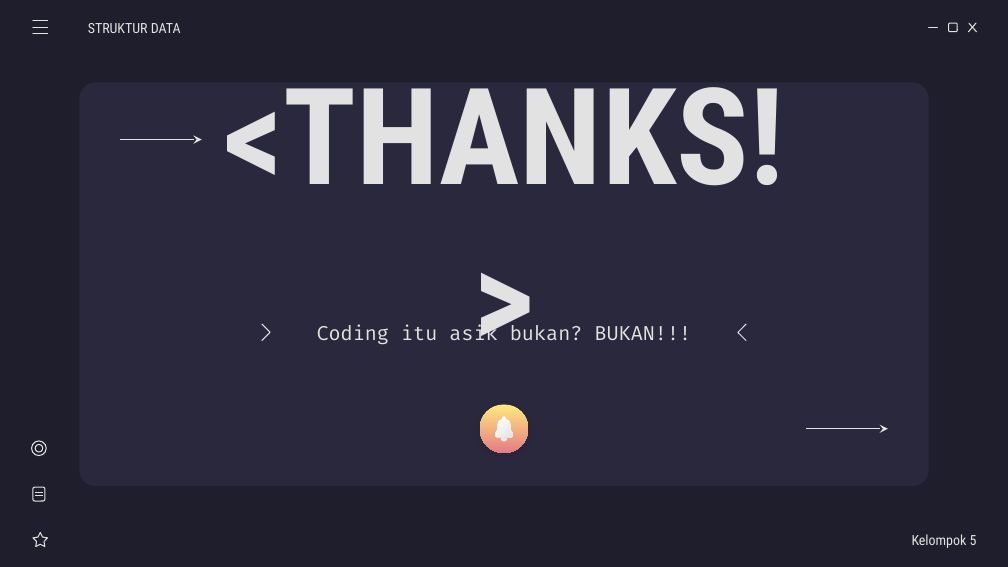
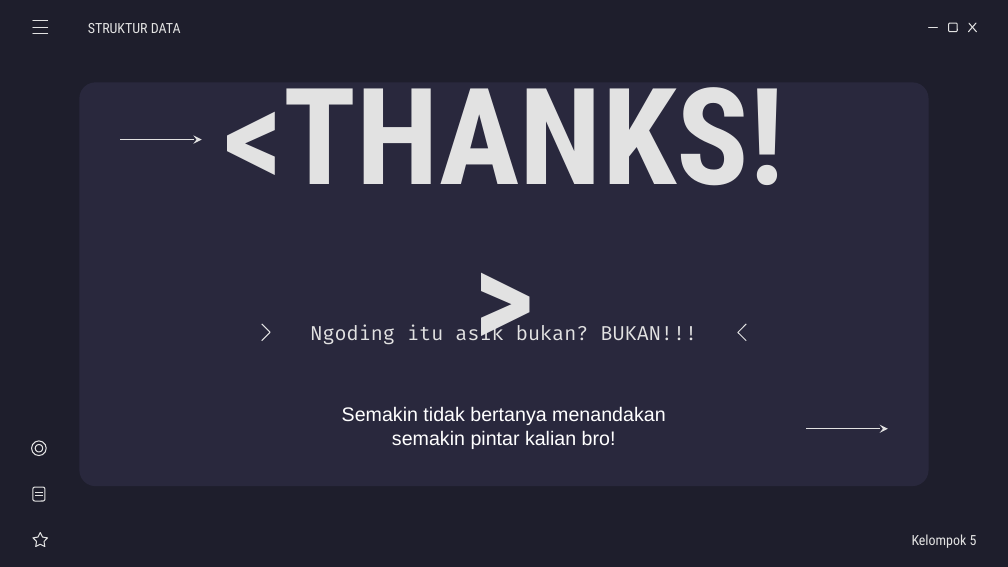
Before and after one commit to weztcy/Semester-3, a slide deck: slide 29 of Struktur Data/List Game - Kelompok 5.pptx (slide 16 before the commit). Drawn at 1008x567 pixels with LibreOffice and Linux fonts; fonts in the diff are those of the drawing. Boxes give left, top, right and bottom in pixels: in the first picture for what was removed or moved away, otherwise in the second. Text is boxed around its words. In the diff, an @@ line names an element or a change of style, - is before the commit and + after.

```diff
--- a/Struktur Data/List Game - Kelompok 5.pptx
+++ b/Struktur Data/List Game - Kelompok 5.pptx
@@ subtitle at (310,324,698,345): text changed @@
-Coding itu asik bukan? BUKAN!!!
+Ngoding itu asik bukan? BUKAN!!!
@@ text added at (342,406,666,449), 14 pt, text #FFFFFF @@
+Semakin tidak bertanya menandakan
+semakin pintar kalian bro!
@@ freeform shape removed at (480,404,528,453) @@
@@ freeform shape removed at (495,416,513,442) @@
```
Also in this commit, not shown: 3 other slides changed, 13 slides added, 4 other files.
